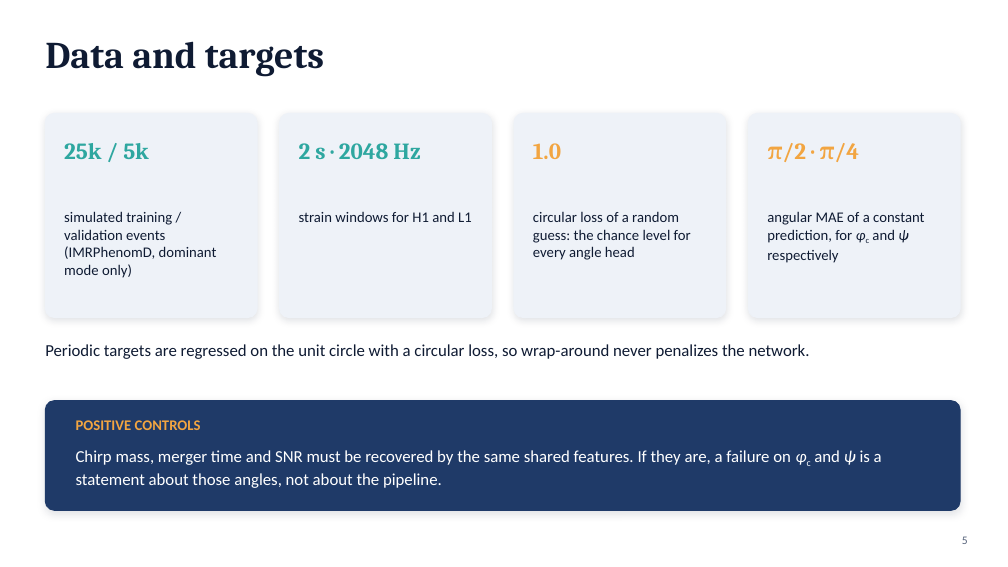
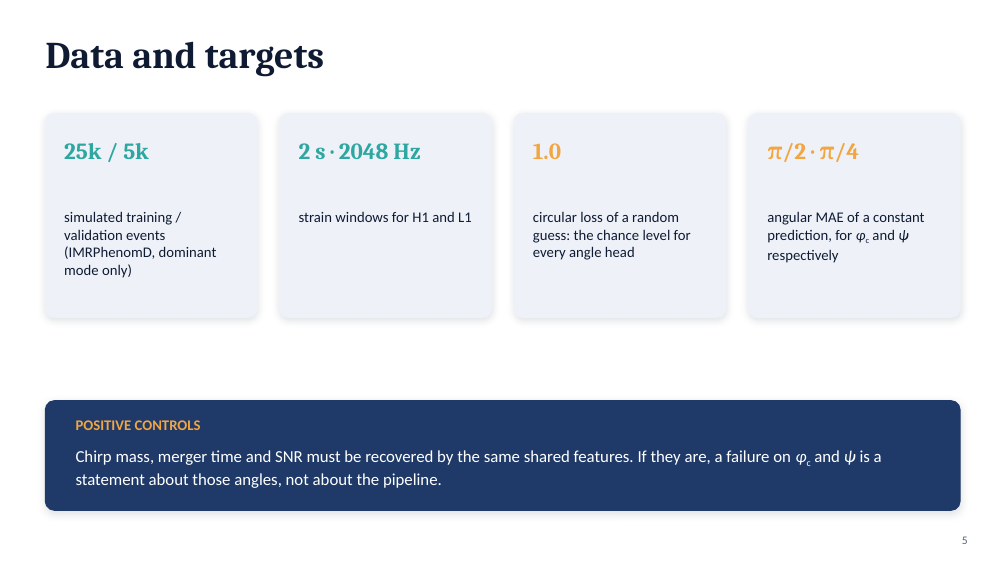
Before and after one commit to syedalimohsinbukhari/ml_practice_v2, a slide deck: slide 5 of experiments/phic_psi_poc-redo/phic_psi_presentation.pptx. Drawn at 1008x567 pixels with LibreOffice and Linux fonts; fonts in the diff are those of the drawing. Boxes give left, top, right and bottom in pixels: in the first picture for what was removed or moved away, otherwise in the second. Text is boxed around its words. In the diff, an @@ line names an element or a change of style, - is before the commit and + after.

```diff
--- a/experiments/phic_psi_poc-redo/phic_psi_presentation.pptx
+++ b/experiments/phic_psi_poc-redo/phic_psi_presentation.pptx
@@ text removed at (x1=45, y1=344, x2=810, y2=359) @@
-Periodic targets are regressed on the unit circle with a circular loss, so wrap-around never penalizes the network.
```
Also in this commit, not shown: 11 other slides changed, 1 slide added, 3 other files.
